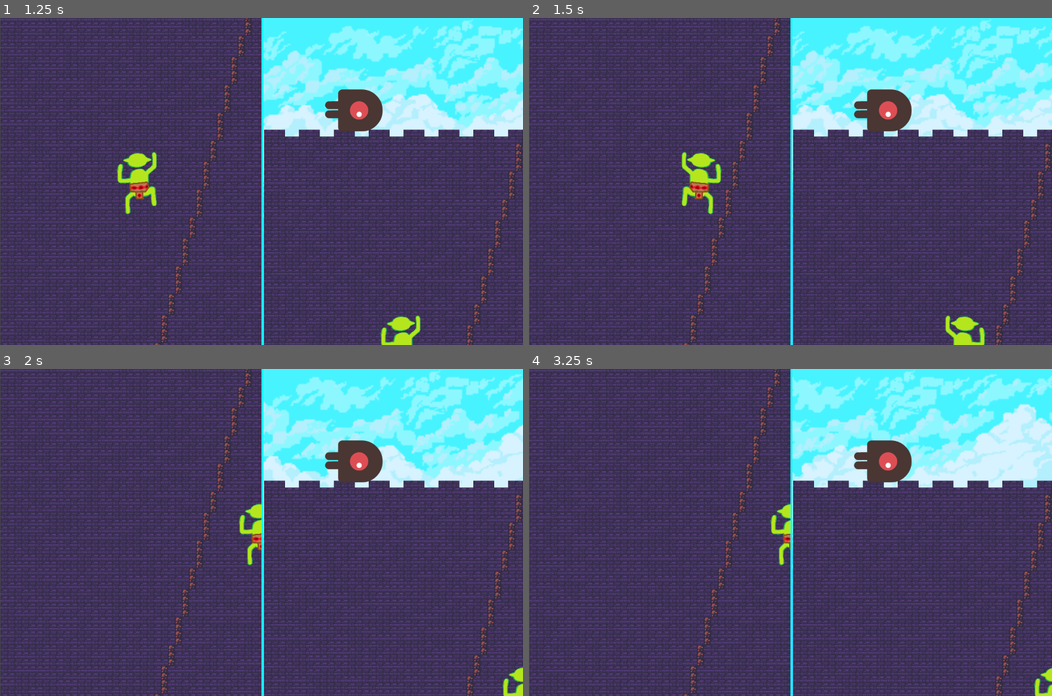
Above: before the commit, frames 1-4 (two rows, left to right).
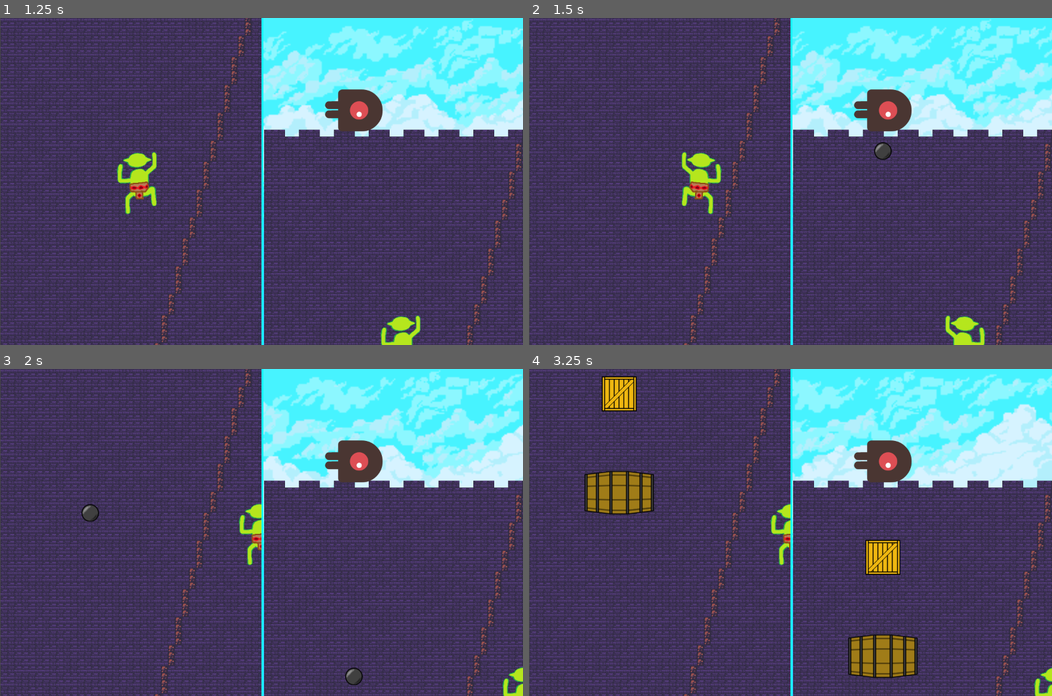
Above: after the commit, the same moments.

Repository: FaNzu/ClimbingGamejam
Game: Godot game, scene res://main_menu.tscn
Two runs of this game, one before a commit and one after it. Both use one fixed random seed, a clock stepped at 60 frames per second and the inputs below. The engine's default icon, where the game draws it, is replaced by a stand-in: a white triangle on a blue panel in a dark square.
Inputs:
- Up to frame 1 (1.25 s): click "START" at 0.5 s
- Up to frame 2 (1.5 s): hold Right (climber_move_right) from 1.28 s (still down); tap E (defender_attack_e) at 1.35 s
- Up to frame 3 (2 s): keep holding Right (climber_move_right)
- Up to frame 4 (3.25 s): release Right (climber_move_right) at 2.03 s; hold Down (climber_move_down) 2.03-2.78 s; tap Q (defender_attack_q) at 2.1 s; hold Right (climber_move_right) from 2.78 s (still down); tap W (defender_attack_w) at 2.85 s

Frame 1 is identical in both runs. In frame 2, 0.1% of the frame differs, in the area x 66-70%, y 38-44%; in frame 3, 0.2%; in frame 4, 4.7%, in the area x 10-75%, y 2-95%.

Commit message:
Implemented Projectile Spawner to Scene

Diff:
--- a/Castle.tscn
+++ b/Castle.tscn
@@ -1,7 +1,8 @@
-[gd_scene load_steps=8 format=3 uid="uid://hbwq6j3kjyo"]
+[gd_scene load_steps=9 format=3 uid="uid://vqjv1qf8pjkj"]
 
 [ext_resource type="Texture2D" uid="uid://cu33lwhm5h6oo" path="res://Art/tileset.png" id="1_8lstb"]
 [ext_resource type="PackedScene" uid="uid://br3d7nxkytnd7" path="res://Players/climber.tscn" id="2_0rg6s"]
+[ext_resource type="PackedScene" uid="uid://65yne252bab7" path="res://Projectiles/ProjectileSpawner.tscn" id="3_8w1hi"]
 [ext_resource type="PackedScene" uid="uid://dvnfjrfeb13ei" path="res://Players/defender.tscn" id="3_kq8yu"]
 [ext_resource type="Script" path="res://Levels/BaggroundCastle.gd" id="4_5x216"]
 [ext_resource type="Texture2D" uid="uid://ca0mabvyry8s7" path="res://Art/back.png" id="5_4odsg"]
@@ -149,6 +150,9 @@
 [node name="Defender" parent="." instance=ExtResource("3_kq8yu")]
 position = Vector2(206, 212)
 
+[node name="ProjectileSpawner" parent="." node_paths=PackedStringArray("defender") instance=ExtResource("3_8w1hi")]
+defender = NodePath("../Defender")
+
 [node name="TileMap" type="TileMap" parent="."]
 show_behind_parent = true
 light_mask = 4
--- a/Projectiles/projectile.tscn
+++ b/Projectiles/projectile.tscn
@@ -79,3 +79,4 @@
 
 [node name="CannonballCollider" type="CollisionShape2D" parent="."]
 shape = SubResource("CircleShape2D_c8trj")
+disabled = true
Not shown: 1 places in game.tscn that only renumber resources
